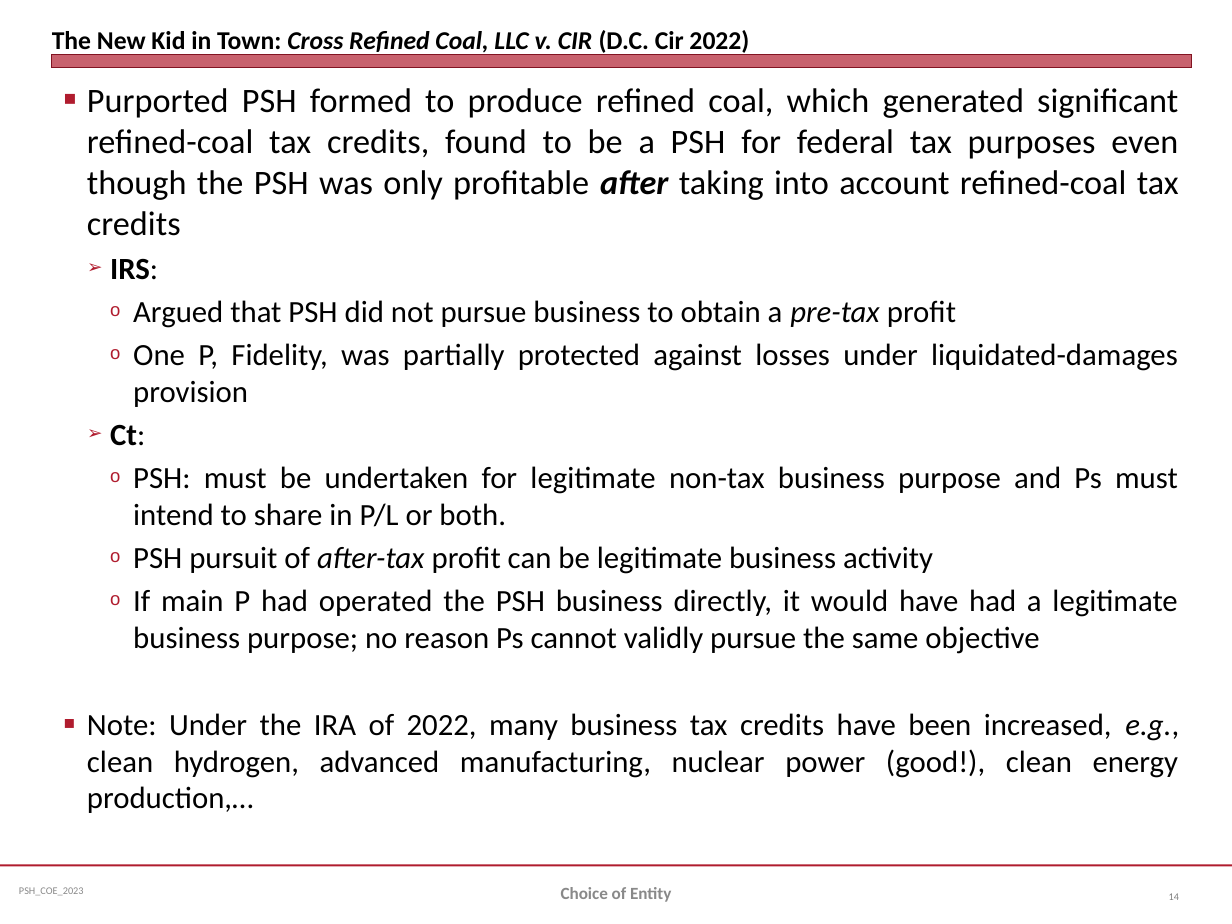
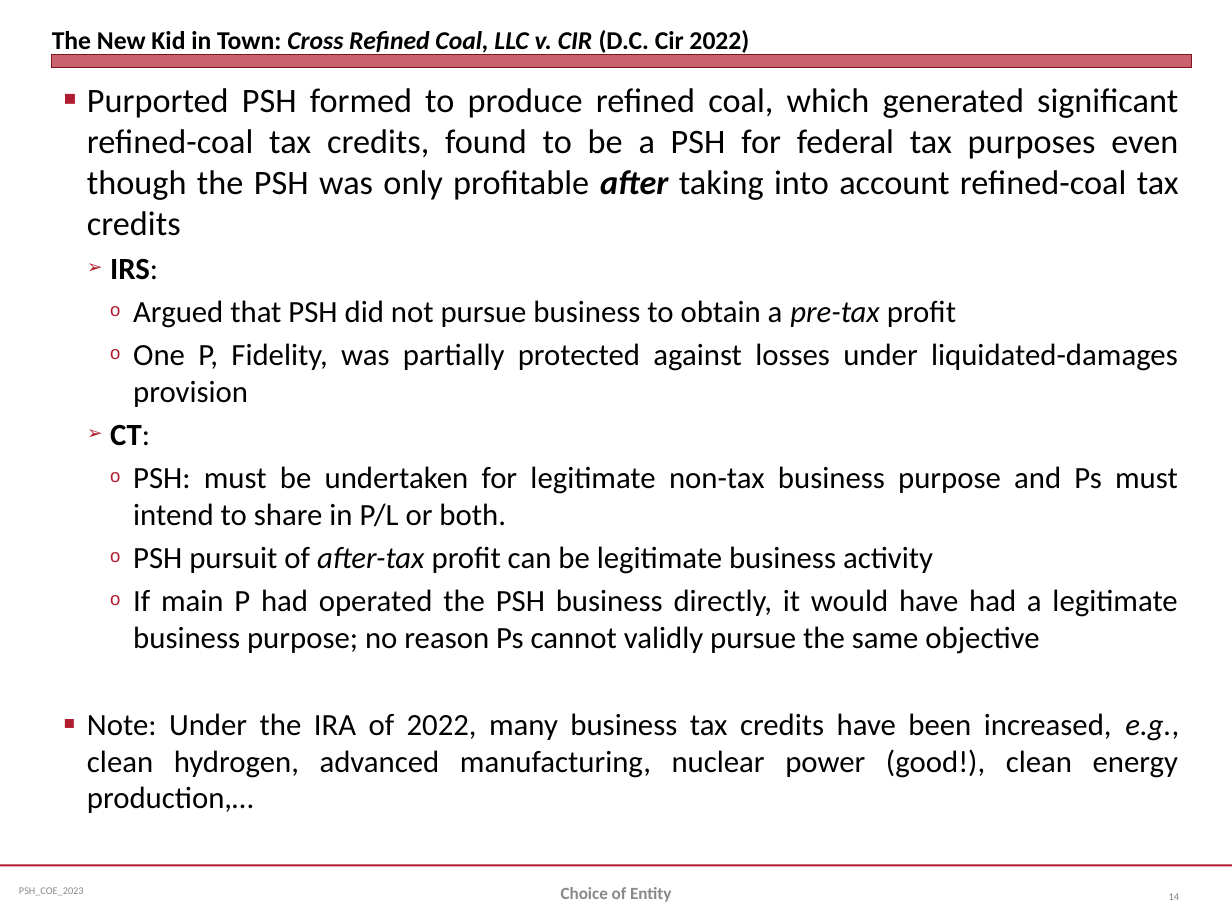
Before and after one commit to jmc877/Partnership-Tax, a slide deck: slide 14 of slides/PSH_COEntity_2023.pptx. Drawn at 1232x924 pixels with LibreOffice and Linux fonts; fonts in the diff are those of the drawing. Boxes give left, top, right and bottom in pixels: in the first picture for what was removed or moved away, otherwise in the second. Text is boxed around its words. In the diff, an @@ line names an element or a change of style, - is before the commit and + after.

```diff
--- a/slides/PSH_COEntity_2023.pptx
+++ b/slides/PSH_COEntity_2023.pptx
@@ text at (110,424,150,446): text changed @@
-  ➢ Ct:
+  ➢ CT:
```
Also in this commit, not shown: 1 other slide changed, 3 slides added, 2 other files.
